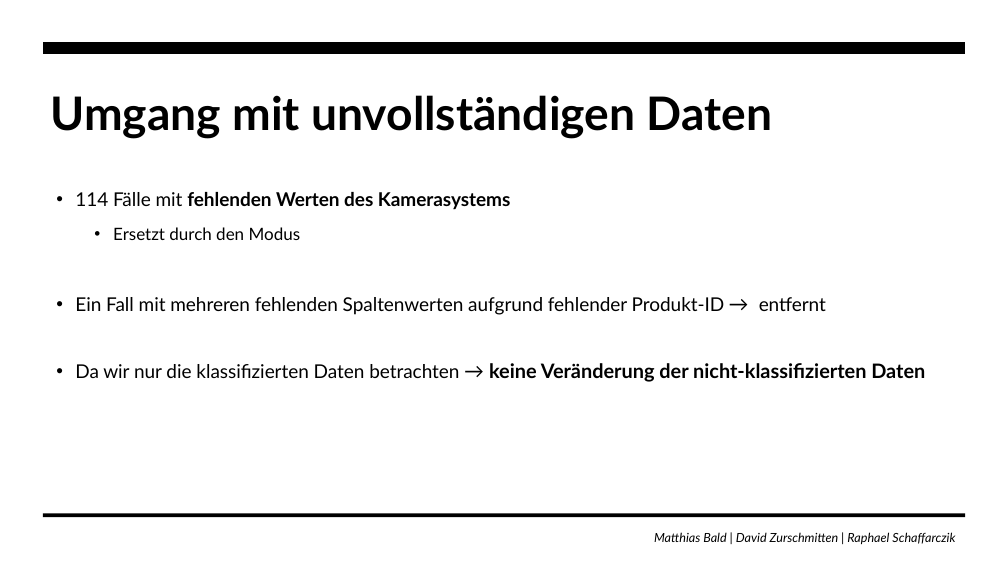
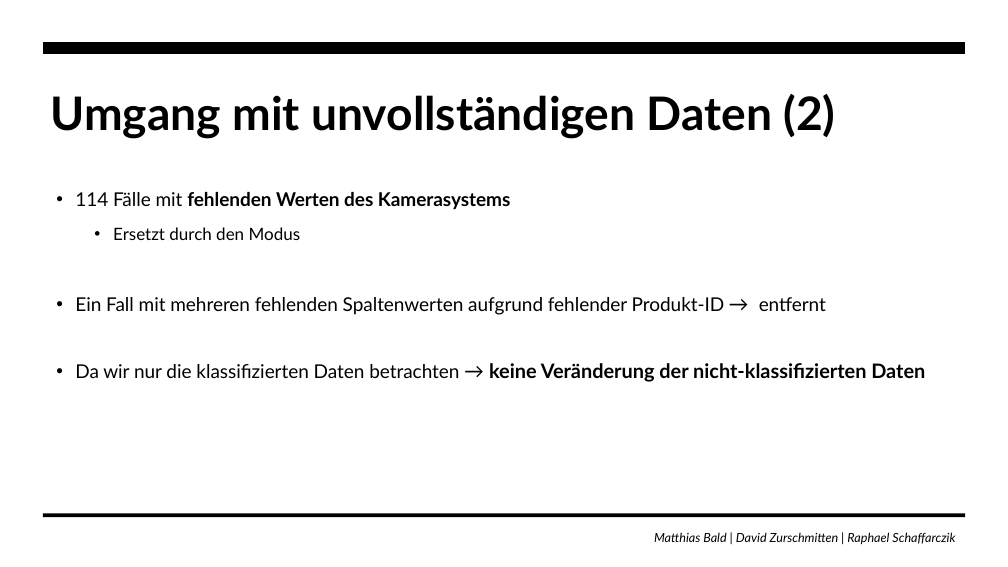
Before and after one commit to zurdavid/projektpraktikum-datascience, a slide deck: slide 23 of präsentationen/Abschlusspräsentation_Entwurf.pptx. Drawn at 1008x567 pixels with LibreOffice and Linux fonts; fonts in the diff are those of the drawing. Boxes give left, top, right and bottom in pixels: in the first picture for what was removed or moved away, otherwise in the second. Text is boxed around its words. In the diff, an @@ line names an element or a change of style, - is before the commit and + after.

```diff
--- a/präsentationen/Abschlusspräsentation_Entwurf.pptx
+++ b/präsentationen/Abschlusspräsentation_Entwurf.pptx
@@ title at [51, 94, 836, 139]: text changed @@
-Umgang mit unvollständigen Daten
+Umgang mit unvollständigen Daten (2)
```
Also in this commit, not shown: 2 other slides changed, 2 slides removed.
